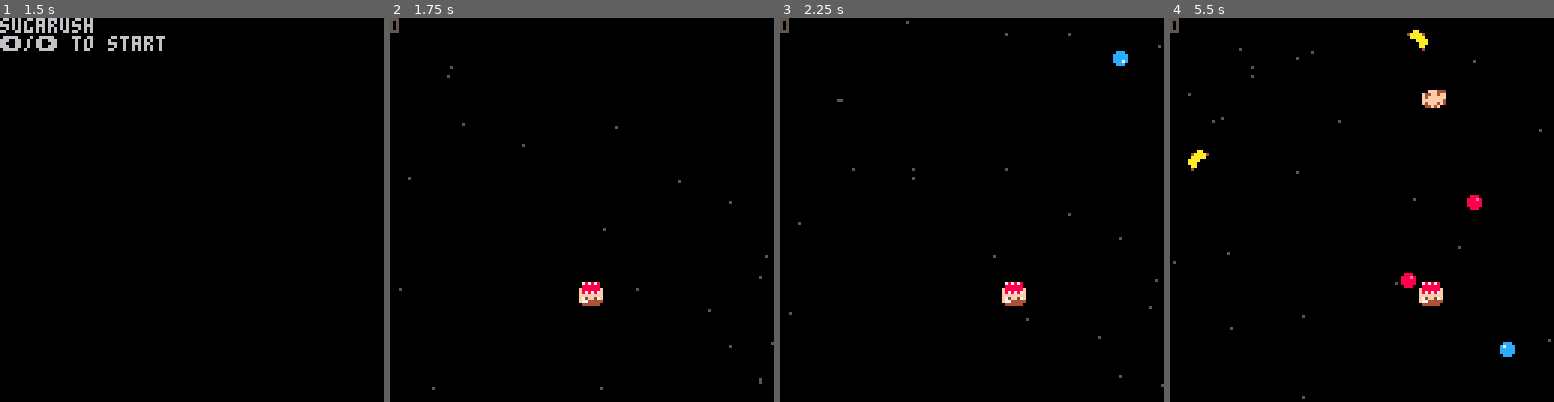
Above: before the commit, frames 1-4 (left to right).
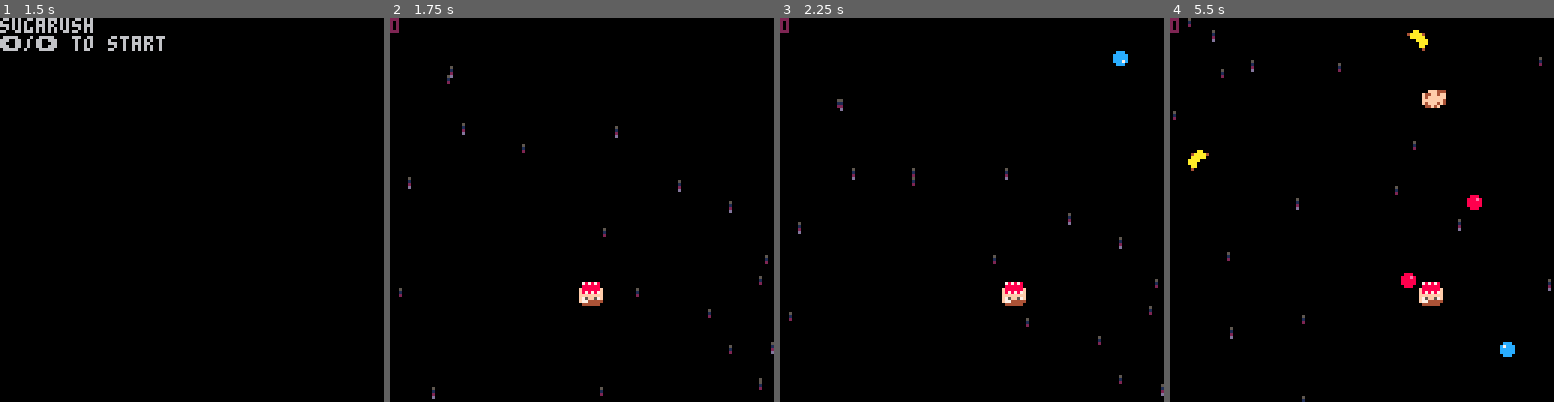
Above: after the commit, the same moments.

Repository: thomasmichaelwallace/pico-8-games
Game: PICO-8 cartridge candy/candy.p8
Two runs of this game, one before a commit and one after it. Both use one fixed random seed, a clock stepped at 60 frames per second and the inputs below.
Inputs:
- Up to frame 1 (1.5 s): no input
- Up to frame 2 (1.75 s): hold Right from 1.6 s (still down)
- Up to frame 3 (2.25 s): release Right at 2.1 s
- Up to frame 4 (5.5 s): hold Right 2.47-3.03 s; hold Left 3.08-3.58 s; hold Right 4.02-4.68 s; hold Left from 5.08 s (still down)

Frame 1 is identical in both runs. In frame 2, 0.4% of the frame differs, in the area x 0-100%, y 0-100%; in frame 3, 0.3%; in frame 4, 0.5%.

Commit message:
feat(candy): rainbow stars

Diff:
--- a/candy/candy.p8
+++ b/candy/candy.p8
@@ -83,7 +83,7 @@
 		 if(a.x>(you.x-8) and a.x<(you.x+8))then
 		 	del(actors,a)
 		 	if(a.f)then
-		 	 state=2
+		 	 --state=2
 		 	else
 		 	 lvl.s+=1
 		 	 set_level()
@@ -168,21 +168,26 @@
 --stars
 
 stars={}
+tail={5,1,2,13,8,14,9,10,11,12,6,7}
 
 function add_star()
  local s={
   x=flr(rnd(128)),
   y=flr(rnd(128)),
   v=0.5+rnd(0.5),
+  d=0,
   _update=function(self)
-   self.y+=lvl.v*self.v
-   if(self.y>128)then
+   self.d=lvl.v*self.v
+   self.y+=self.d
+   if(self.y>148)then
     self.x=flr(rnd(128))
     self.y=0
    end
   end,
   _draw=function(self)
-   pset(self.x,self.y,5)
+   for o=0,self.d*4,1 do
+    pset(self.x,self.y+o,tail[o+1])
+   end
   end,
  }
  add(stars,s)
@@ -216,18 +221,18 @@
 00000000000000000000000000000000000000000000000000000000000000000000000000000000000000000000000000000000000000000000000000000000
 00000000000000000000000000000000000000000000000000000000000000000000000000000000000000000000000000000000000000000000000000000000
 00000000000000000000000000000000000000000000000000000000000000000000000000000000000000000000000000000000000000000000000000000000
-00000000000000000000000000000000000000000000000000000000000000000000000000000000000000000000000000000000000000000000000000000000
-00000000000000000000000000000000000000000000000000000000000000000000000000000000000000000000000000000000000000000000000000000000
-00000000000000000000000000000000000000000000000000000000000000000000000000000000000000000000000000000000000000000000000000000000
-00000000000000000000000000000000000000000000000000000000000000000000000000000000000000000000000000000000000000000000000000000000
-00000000000000000000000000000000000000000000000000000000000000000000000000000000000000000000000000000000000000000000000000000000
-00000000000000000000000000000000000000000000000000000000000000000000000000000000000000000000000000000000000000000000000000000000
-00000000000000000000000000000000000000000000000000000000000000000000000000000000000000000000000000000000000000000000000000000000
-00000000000000000000000000000000000000000000000000000000000000000000000000000000000000000000000000000000000000000000000000000000
-00000000000000000000000000000000000000000000000000000000000000000000000000000000000000000000000000000000000000000000000000000000
-00000000000000000000000000000000000000000000000000000000000000000000000000000000000000000000000000000000000000000000000000000000
-00000000000000000000000000000000000000000000000000000000000000000000000000000000000000000000000000000000000000000000000000000000
-00000000000000000000000000000000000000000000000000000000000000000000000000000000000000000000000000000000000000000000000000000000
+00000000700000000000000000000000000000000000000000000000000000000000000000000000000000000000000000000000000000000000000000000000
+00000000600000000000000000000000000000000000000000000000000000000000000000000000000000000000000000000000000000000000000000000000
+00000000c00000000000000000000000000000000000000000000000000000000000000000000000000000000000000000000000000000000000000000000000
+00000000b00000000000000000000000000000000000000000000000000000000000000000000000000000000000000000000000000000000000000000000000
+00000000a00000000000000000000000000000000000000000000000000000000000000000000000000000000000000000000000000000000000000000000000
+00000000900000000000000000000000000000000000000000000000000000000000000000000000000000000000000000000000000000000000000000000000
+00000000e00000000000000000000000000000000000000000000000000000000000000000000000000000000000000000000000000000000000000000000000
+00000000800000000000000000000000000000000000000000000000000000000000000000000000000000000000000000000000000000000000000000000000
+00000000d00000000000000000000000000000000000000000000000000000000000000000000000000000000000000000000000000000000000000000000000
+00000000200000000000000000000000000000000000000000000000000000000000000000000000000000000000000000000000000000000000000000000000
+00000000100000000000000000000000000000000000000000000000000000000000000000000000000000000000000000000000000000000000000000000000
+00000000500000000000000000000000000000000000000000000000000000000000000000000000000000000000000000000000000000000000000000000000
 00000000000000000000000000000000000000000000000000000000000000000000000044440000099900000000000000000000000000000000000000000000
 000000000000000000000000000000000000000000000000000000000000000000000000455400009a9990000000000000000000000000000000000000000000
 00000000000000000000000000000000000000000000000000000000000000000000000045440000999990000000000000000000000000000000000000000000
